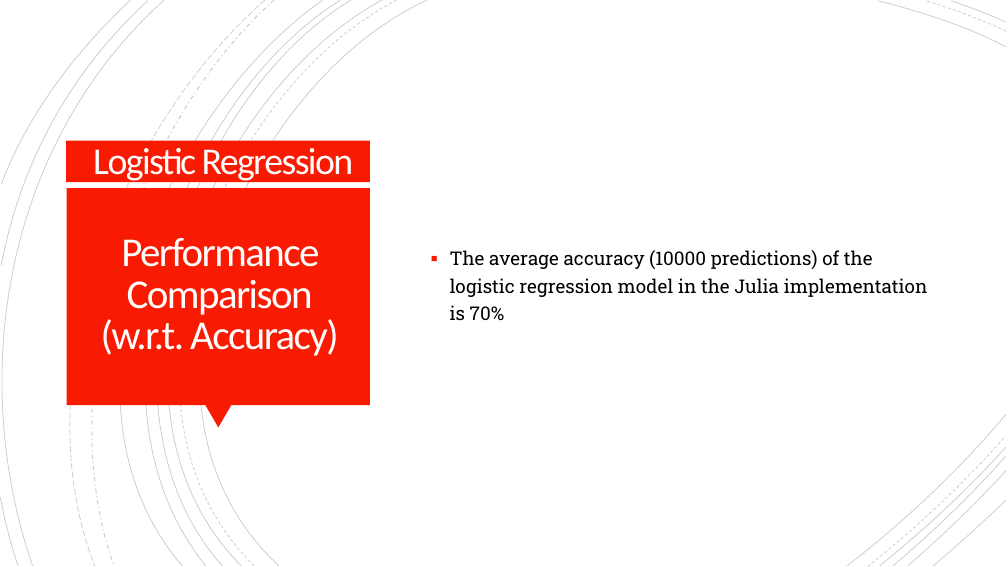
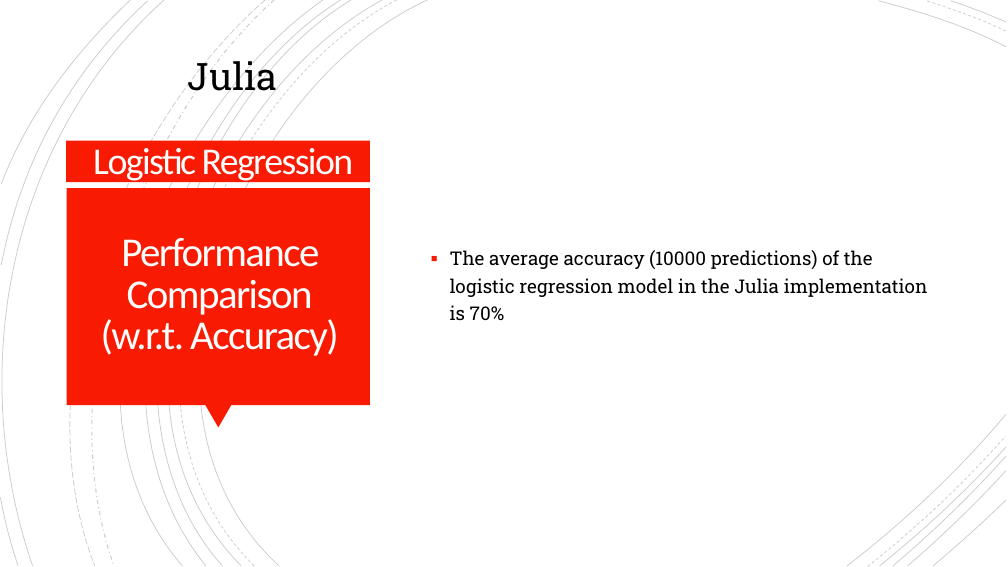
Before and after one commit to ymart1n/ML-Research-Repo, a slide deck: slide 4 of Homework 1/hw1-pre.pptx (slide 3 before the commit). Drawn at 1008x567 pixels with LibreOffice and Linux fonts; fonts in the diff are those of the drawing. Boxes give left, top, right and bottom in pixels: in the first picture for what was removed or moved away, otherwise in the second. Text is boxed around its words. In the diff, an @@ line names an element or a change of style, - is before the commit and + after.

```diff
--- a/Homework 1/hw1-pre.pptx
+++ b/Homework 1/hw1-pre.pptx
@@ text added at (x1=188, y1=56, x2=277, y2=100), 36 pt, text #000000 @@
+Julia
```
Also in this commit, not shown: 1 other slide changed, 5 slides added.
